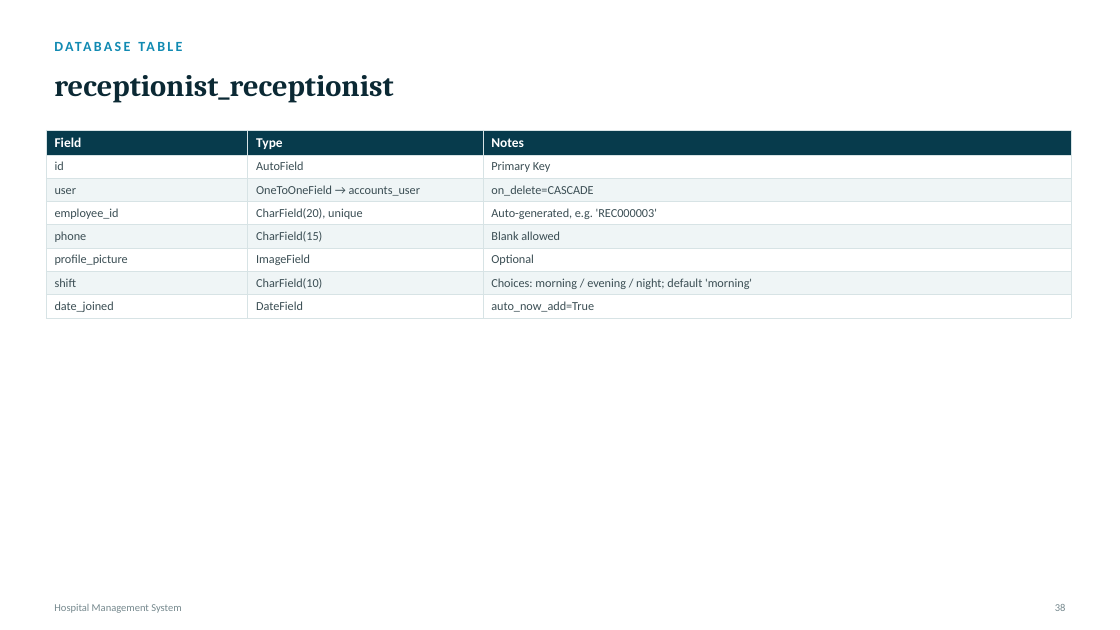
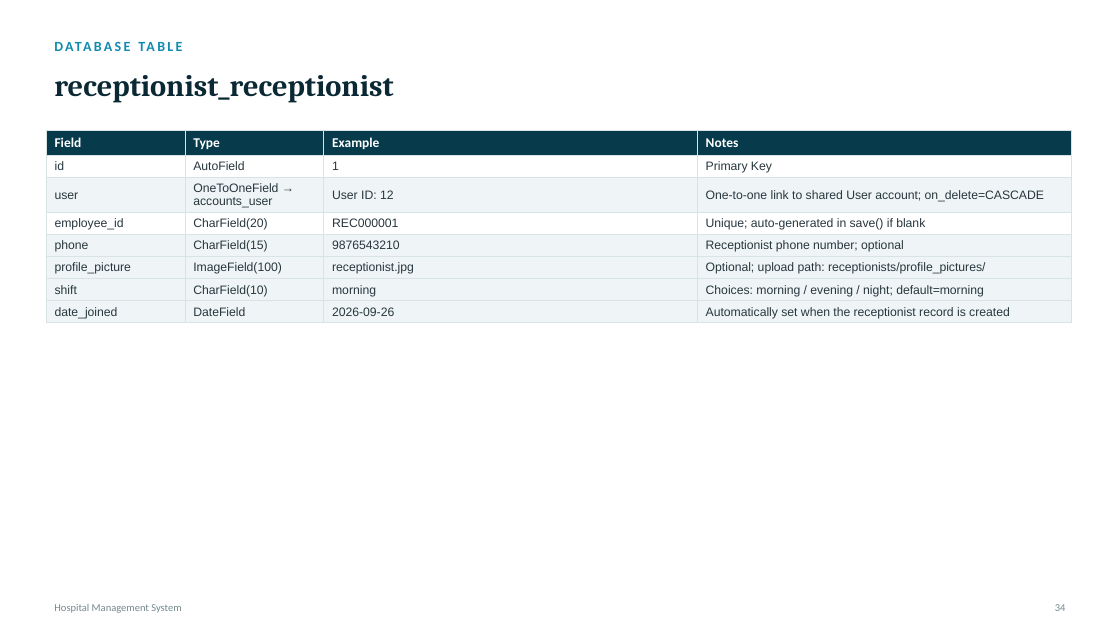
Before and after one commit to lakshitbuilds/Hospital-Management-System, a slide deck: slide 37 of HMS_Project_Presentation.pptx (slide 35 before the commit). Drawn at 1120x630 pixels with LibreOffice and Linux fonts; fonts in the diff are those of the drawing. Boxes give left, top, right and bottom in pixels: in the first picture for what was removed or moved away, otherwise in the second. Text is boxed around its words. In the diff, an @@ line names an element or a change of style, - is before the commit and + after.

```diff
--- a/HMS_Project_Presentation.pptx
+++ b/HMS_Project_Presentation.pptx
@@ table at (x1=46, y1=130, x2=1071, y2=331) @@
-column 2: Type | AutoField | OneToOneField → accounts_user | CharField(20), unique | CharField(15) | ImageField | CharField(10) | DateField
-column 3: Notes | Primary Key | on_delete=CASCADE | Auto-generated, e.g. 'REC000003' | Blank allowed | Optional | Choices: morning / evening / night; default 'morning' | auto_now_add=True
+column 2: Type | AutoField | OneToOneField → accounts_user | CharField(20) | CharField(15) | ImageField(100) | CharField(10) | DateField
+column 3: Example | 1 | User ID: 12 | REC000001 | 9876543210 | receptionist.jpg | morning | 2026-09-26
+column 4: Notes | Primary Key | One-to-one link to shared User account; on_delete=CASCADE | Unique; auto-generated in save() if blank | Receptionist phone number; optional | Optional; upload path: receptionists/profile_pictures/ | Choices: morning / evening / night; default=morning | Automatically set when the receptionist record is created
```
Also in this commit, not shown: 9 other slides changed, 4 slides added, 2 slides removed, 8 other files.
